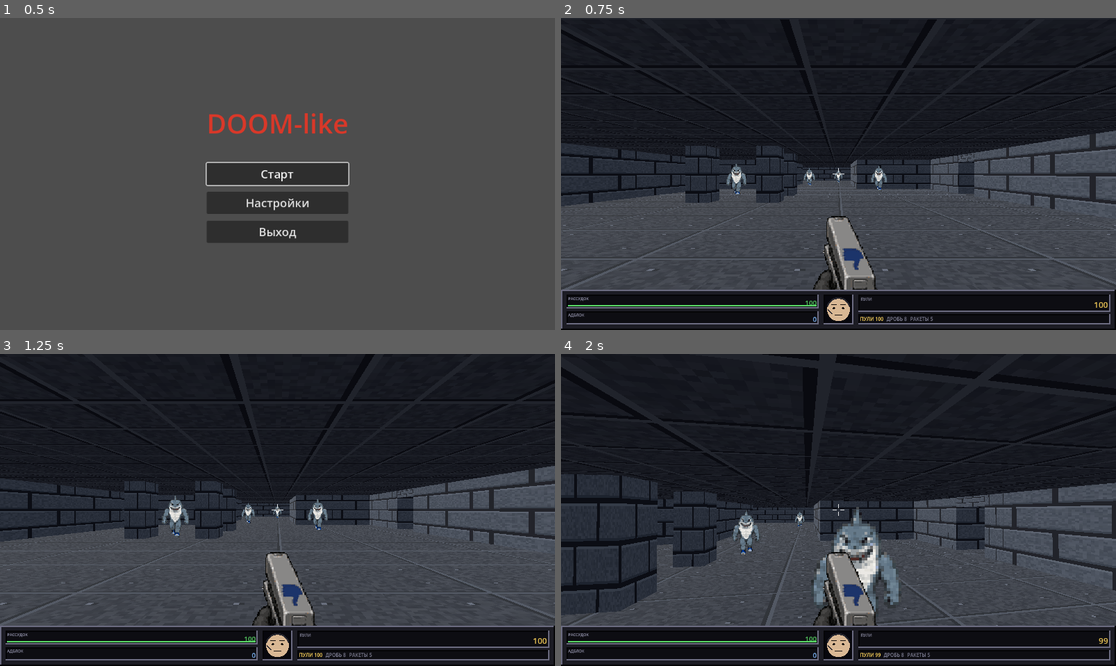
Above: before the commit, frames 1-4 (two rows, left to right).
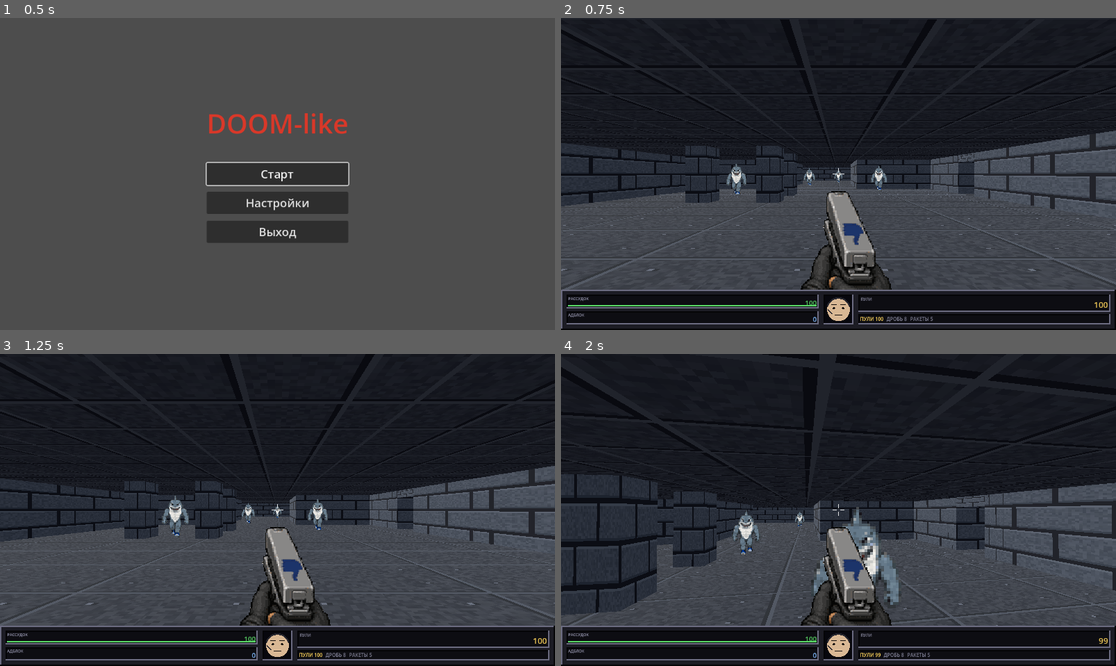
Above: after the commit, the same moments.

Repository: Rognlosh/DoomGodotYandex
Game: Godot game, scene res://scenes/game/game.tscn
The game is run twice, just before and just after one commit, with the same random seed, the same clock (stepped at 60 frames per second) and the same inputs.
Inputs (mouse positions are in pixels of both pictures, inside the frame that each line leads up to):
- Up to frame 1 (0.5 s): no input
- Up to frame 2 (0.75 s): click "Старт" at 0.5 s
- Up to frame 3 (1.25 s): no input
- Up to frame 4 (2 s): move the mouse to (866, 510) at 1.27 s; press the mouse at (866, 510) at 1.28 s; hold W (move_forward) from 1.28 s (still down); tap Space (jump) at 1.52 s

Frame 1 is identical in both runs. In frame 2, 2.2% of the frame differs, in the area x 43-60%, y 55-88%; in frame 3, 2.2%; in frame 4, 2.3%.

Commit message:
fix: подъём оружия за HUD-панель (ui_tuck_ratio)

Diff:
--- a/scenes/player/weapon.gd
+++ b/scenes/player/weapon.gd
@@ -63,6 +63,11 @@
 ## Доля кадра, спрятанная ЗА нижним краем экрана. КОНТРАКТ с будущей HUD-панелью:
 ## панель займёт нижние ~12% экрана и накроет этот запас (руки «растут» из-за неё).
 @export_range(0.0, 0.5) var bottom_overhang: float = 0.10
+## Насколько поднять оружие вверх, в долях высоты ЭКРАНА. Оружие «тукается» за
+## нижнюю HUD-панель — кисти растут из-за неё, как в DOOM. Держи не больше, чем
+## (высота панели + bottom_overhang·высота_кадра), иначе нижний срез кадра вылезет
+## из-за панели. Панель сейчас ~0.13 высоты экрана → безопасный максимум ~0.17.
+@export_range(0.0, 0.30) var ui_tuck_ratio: float = 0.08
 ## Сдвиг кадра от центра экрана, в долях ширины кадра (вправо — положительный).
 ## Классика DOOM: ближний бой и некоторые стволы сидят правее центра.
 @export_range(-1.0, 1.0) var horizontal_shift: float = 0.0
@@ -266,7 +271,7 @@
 	var bob: Vector2 = _bob_offset(dest_h)
 	return Rect2(Vector2(
 			size.x * 0.5 - dest_w * 0.5 + dest_w * horizontal_shift + bob.x,
-			size.y - dest_h * (1.0 - bottom_overhang) + bob.y),
+			size.y - dest_h * (1.0 - bottom_overhang) - size.y * ui_tuck_ratio + bob.y),
 			Vector2(dest_w, dest_h))
 
 
@@ -286,7 +291,7 @@
 func _draw_placeholder() -> void:
 	var bob: Vector2 = _bob_offset(size.y * screen_height_ratio)
 	var cx: float = size.x * 0.5 + bob.x
-	var bottom: float = size.y + bob.y
+	var bottom: float = size.y - size.y * ui_tuck_ratio + bob.y
 	draw_rect(Rect2(cx - body_size.x * 0.5, bottom - body_size.y, body_size.x, body_size.y), body_color)
 	draw_rect(Rect2(cx - barrel_size.x * 0.5, bottom - body_size.y - barrel_size.y,
 			barrel_size.x, barrel_size.y), body_color)
